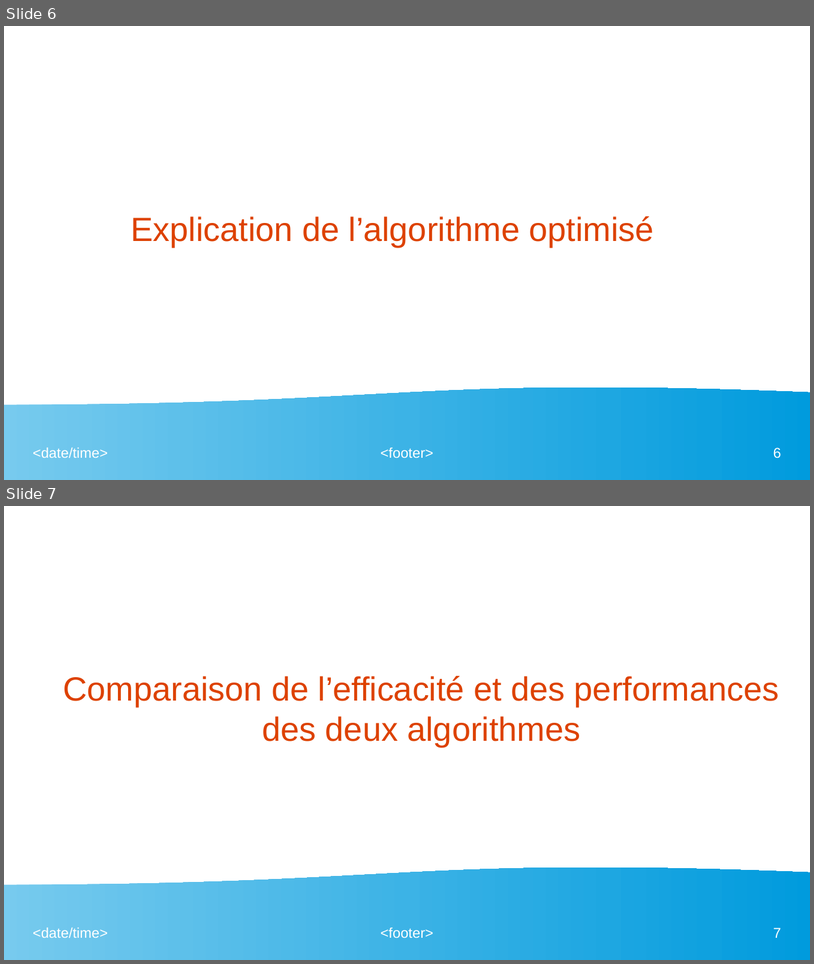
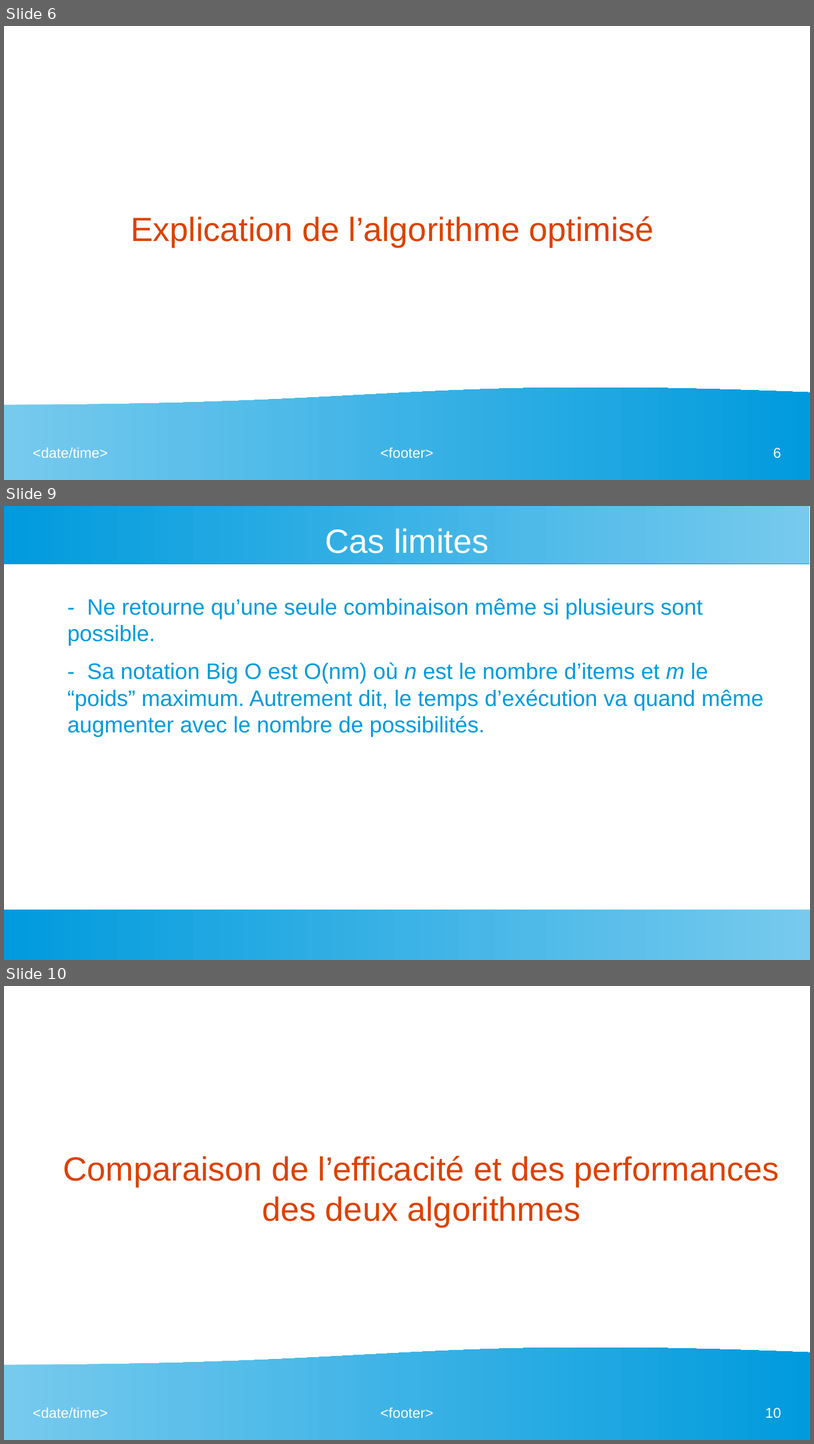
Before and after one commit to LucileGB/Knapsack-Algorithm-Practice, a slide deck: Présentation.odp. Shown one above the other, each under a label of ours: slides 6 and 7 before the commit, slides 6, 9 and 10 after it; the slides between them are not shown. The pictures are 814x964 and 814x1444 pixels, drawn with LibreOffice and Linux fonts; fonts in the diff are those of the drawing. Boxes give left, top, right and bottom in pixels: in the first picture for what was removed or moved away, otherwise in the second. Text is boxed around its words. In the diff, an @@ line names an element or a change of style, - is before the commit and + after.

```diff
--- a/Présentation.odp
+++ b/Présentation.odp
@@ slide 9 added at [4,506,810,960], background #FFFFFF @@
@@ rectangle added at [4,506,810,564], fill gradient #77CAEE to #75C9EE to #73C9ED to #71C8ED to #6FC7ED to #6EC6ED @@
@@ title added at [325,528,489,553], 33 pt, text #FFFFFF @@
+Cas limites
@@ text added at [68,598,764,737], 22 pt, text #009BDD @@
+- Ne retourne qu’une seule combinaison même si plusieurs sont possible.
+- Sa notation Big O est O(nm) où n est le nombre d’items et m le “poids” maximum. Autrement dit, le temps d’exécution va quand même augmenter avec le nombre de possibilités.
@@ rectangle added at [4,909,810,960], fill gradient #77CAEE to #75C9EE to #73C9ED to #71C8ED to #6FC7ED to #6EC6ED @@
@@ what was slide 7 is now slide 10 @@
@@ page number at [765,1407,781,1418]: text changed @@
-7
+10
```
Also in this commit, not shown: 1 slide changed, 3 other slides added, 1 slide removed.
